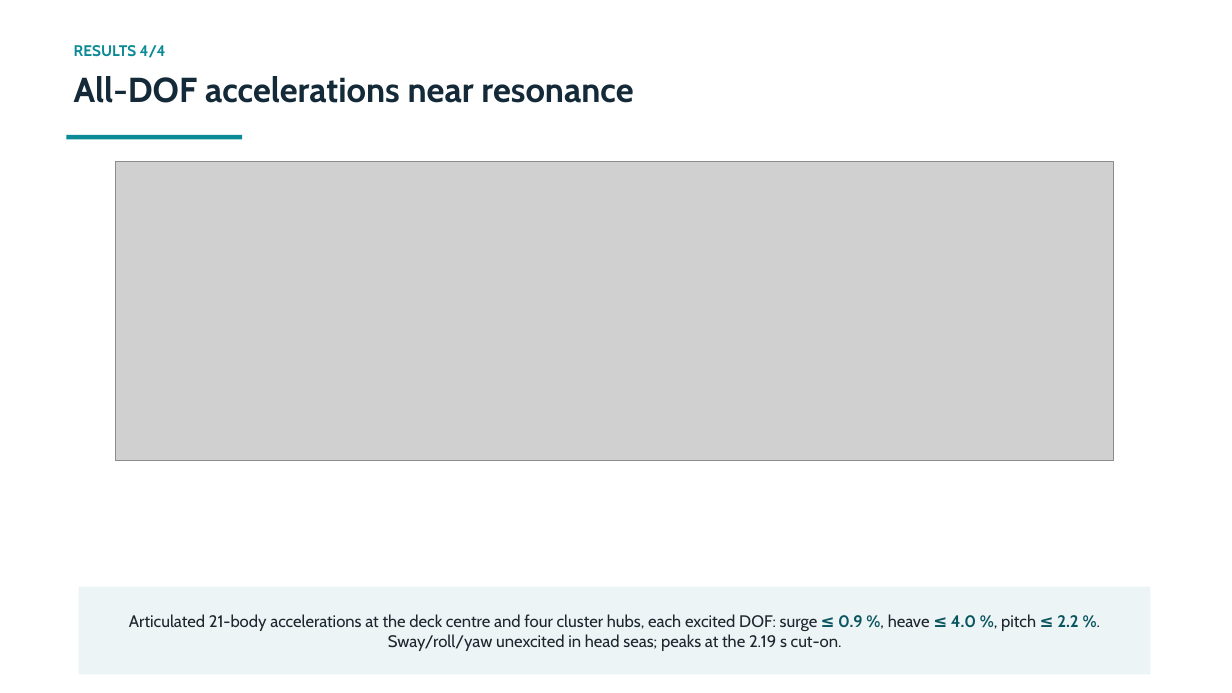
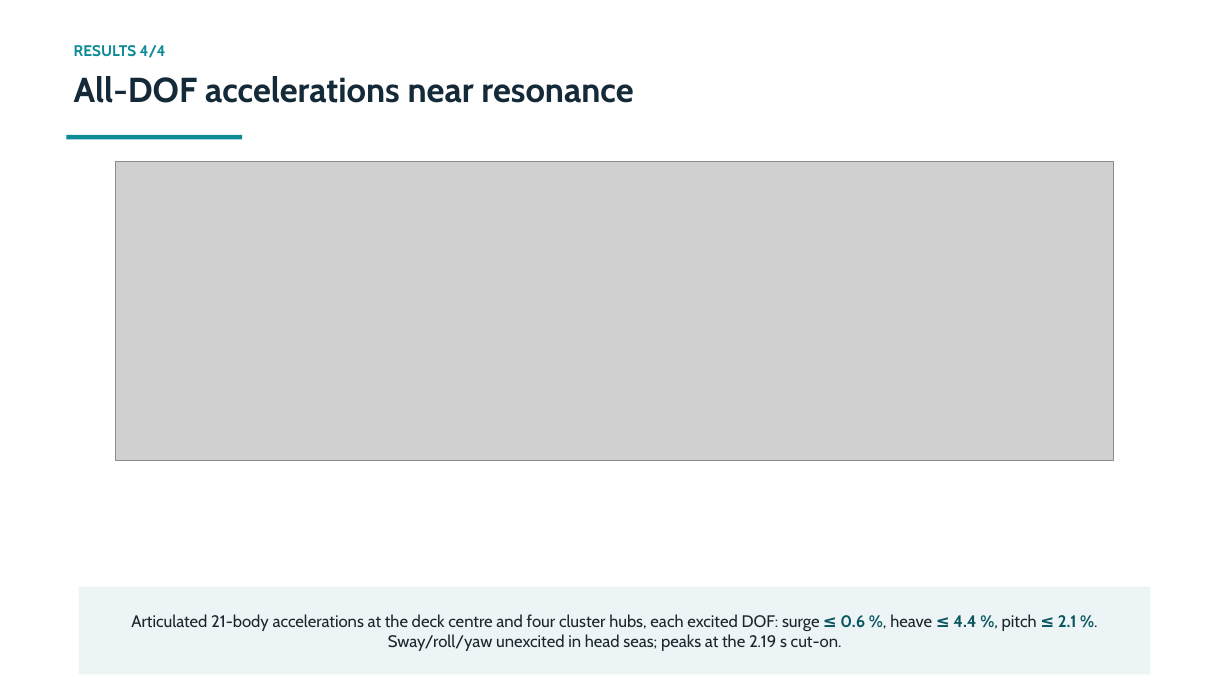
Before and after one commit to xabi80/HSP, a slide deck: slide 10 of studies/platform-12buoy/flume-wall-effect/Flume_wall_effect_technical.pptx (slide 9 before the commit). Drawn at 1232x693 pixels with LibreOffice and Linux fonts; fonts in the diff are those of the drawing; grey boxes stand for pictures. Boxes give left, top, right and bottom in pixels: in the first picture for what was removed or moved away, otherwise in the second. Text is boxed around its words. In the diff, an @@ line names an element or a change of style, - is before the commit and + after.

```diff
--- a/studies/platform-12buoy/flume-wall-effect/Flume_wall_effect_technical.pptx
+++ b/studies/platform-12buoy/flume-wall-effect/Flume_wall_effect_technical.pptx
@@ text at (131, 614, 1077, 651): text changed @@
-Articulated 21-body accelerations at the deck centre and four cluster hubs, each excited DOF: surge ≤ 0.9 %, heave ≤ 4.0 %, pitch ≤ 2.2 %. Sway/roll/yaw unexcited in head seas; peaks at the 2.19 s cut-on.
+Articulated 21-body accelerations at the deck centre and four cluster hubs, each excited DOF: surge ≤ 0.6 %, heave ≤ 4.4 %, pitch ≤ 2.1 %. Sway/roll/yaw unexcited in head seas; peaks at the 2.19 s cut-on.
```
Also in this commit, not shown: 6 other slides changed, 1 slide added, 7 other files.
